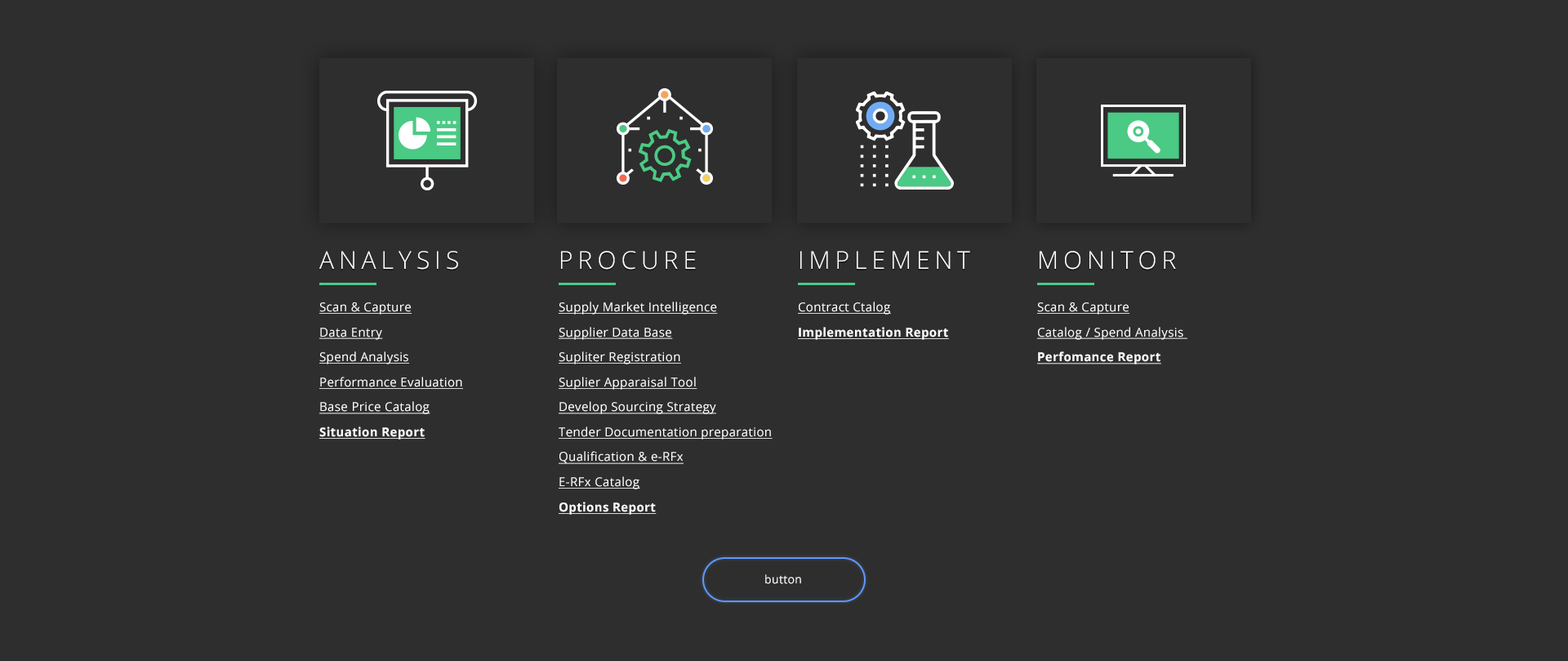
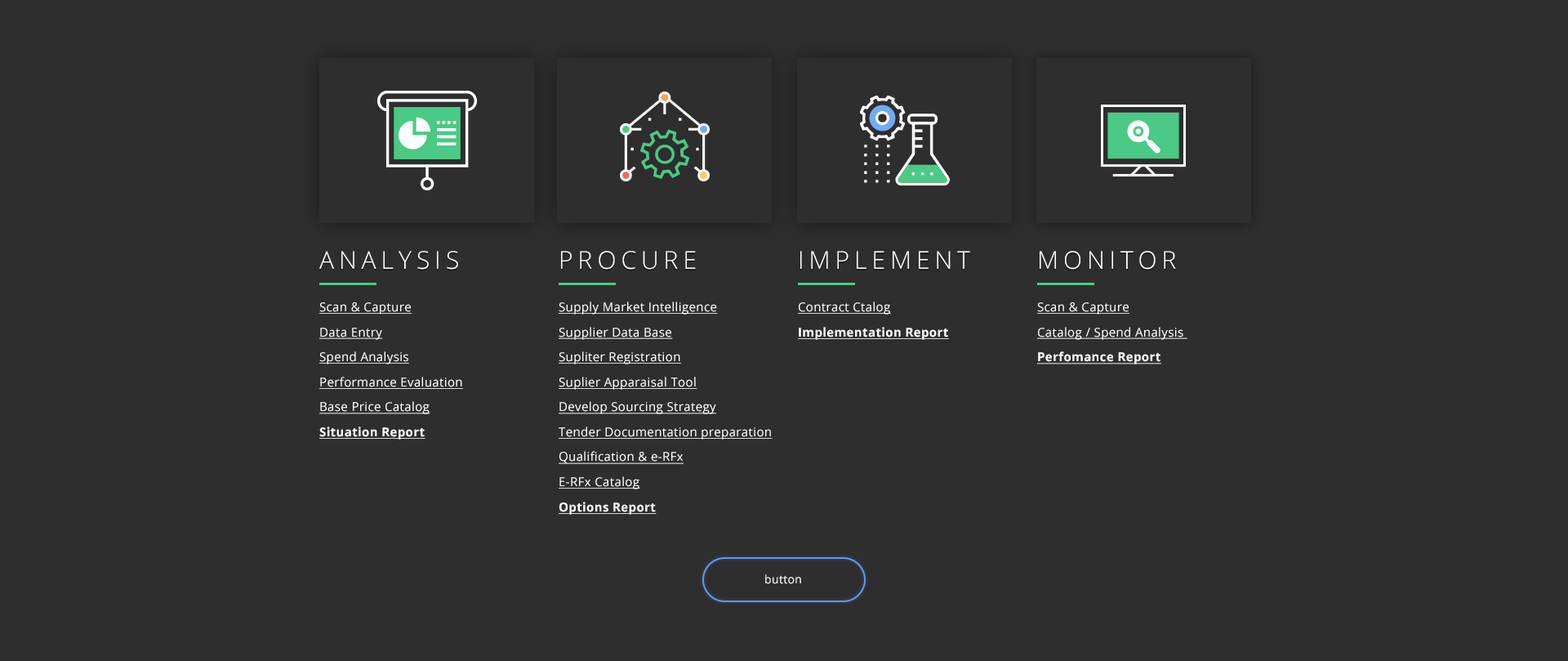
Layers edited between the first and the second w=1568, h=661 image:
painted on "Vector Smart Object" (2nd of 4) over (x1=855, y1=91, x2=954, y2=190)
painted on "Vector Smart Object" (3rd of 4) over (x1=616, y1=88, x2=713, y2=185)
